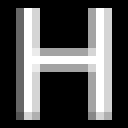
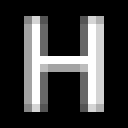
Layers edited between the first and the second 128 × 128 image:
hid "H" (1st of 2) over [16, 8, 112, 120]
showed "H" (2nd of 2) over [24, 16, 104, 112]
